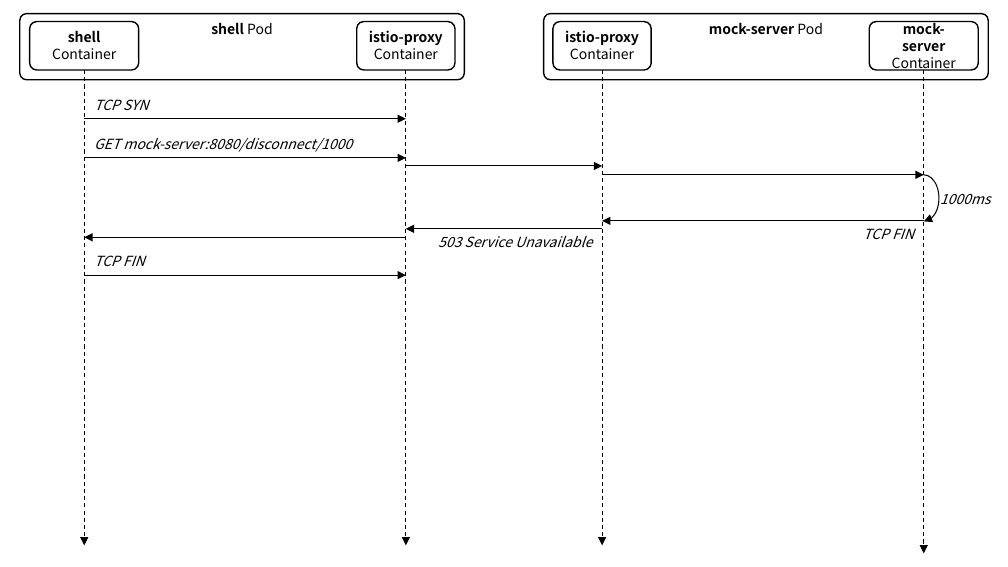
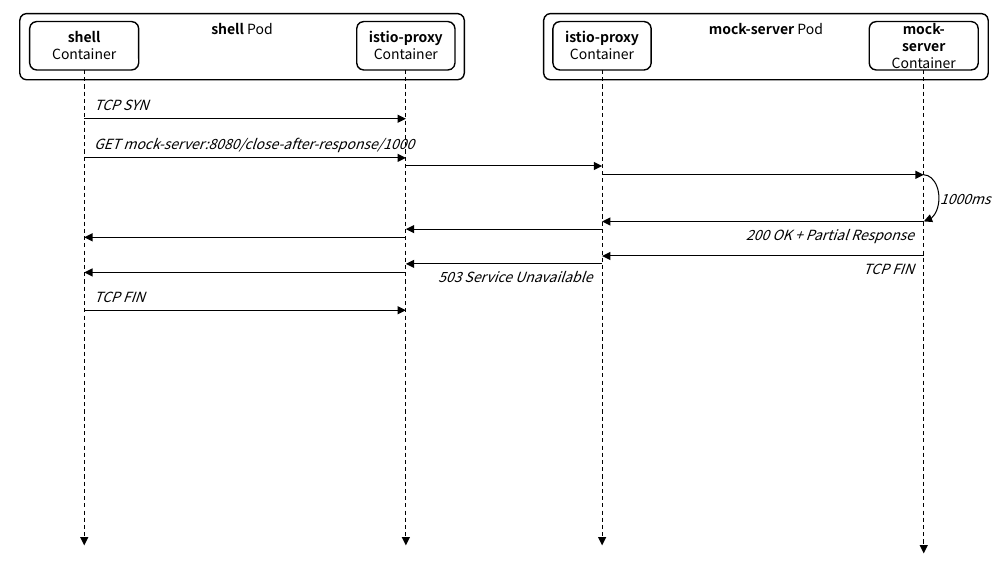
Before and after one commit to ssup2/blog-software, a slide deck: slide 9 of content/docs/theory-analysis/istio-sidecar-proxy-access-log/images/images.pptx (slide 8 before the commit). Drawn at 1008x567 pixels with LibreOffice and Linux fonts; fonts in the diff are those of the drawing. Boxes give left, top, right and bottom in pixels: in the first picture for what was removed or moved away, otherwise in the second. Text is boxed around its words. In the diff, an @@ line names an element or a change of style, - is before the commit and + after.

```diff
--- a/content/docs/theory-analysis/istio-sidecar-proxy-access-log/images/images.pptx
+++ b/content/docs/theory-analysis/istio-sidecar-proxy-access-log/images/images.pptx
@@ text at <box>94,135,414,153</box>: text changed @@
-GET mock-server:8080/disconnect/1000
+GET mock-server:8080/close-after-response/1000
@@ text added at <box>746,229,914,244</box>, 10 pt, text #000000, italic @@
+200 OK + Partial Response
@@ arrow added from (602, 264) to (406, 264), #000000 0.75 pt @@
@@ arrow added from (406, 272) to (85, 272), #000000 0.75 pt @@
@@ 3 texts, 2 arrows: place and size @@
-3 texts, 2 arrows at <box>85,221,923,275</box>
+3 texts, 2 arrows at <box>85,256,923,310</box>
```
Also in this commit, not shown: 1 slide added, 4 other files.
